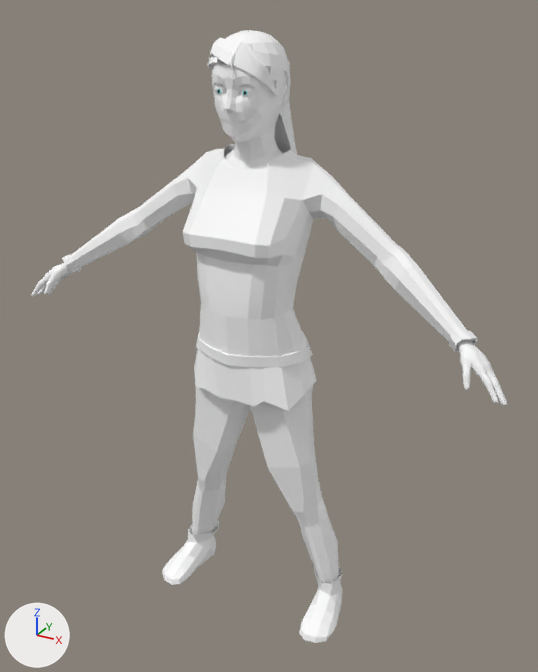
Before and after pictures for a commit that changed the FBX model 3D/PNJ/PNJFEmme.fbx.
Camera for both pictures: a 50 mm camera at (1.077, -1.85, 1.935) aimed at (0.033, 0.047, 0.986). The axes (+X, +Y, +Z) are drawn at lower left. The lights are the same throughout. Where no turn or scale is listed for an object, it has been applied to the vertices.
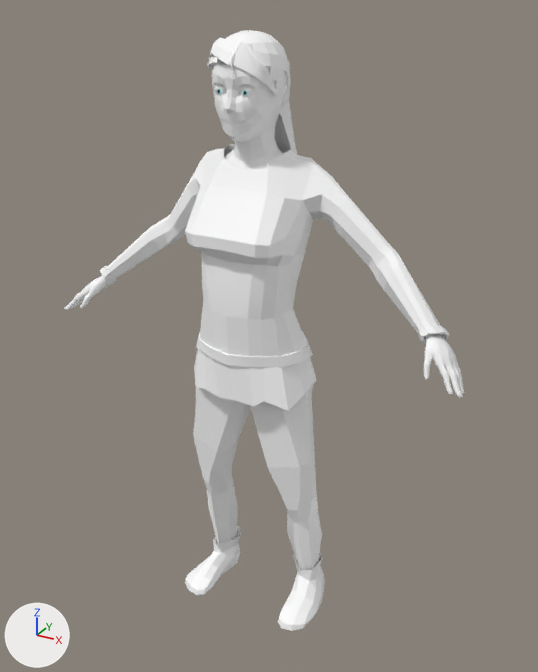
The edits, one by one:
me_mesh is used by ob_polysurface5; location (0.0, 0.002, 0.933).
me_mesh had 6972 vertices, 6962 faces and spanned x -0.81..0.81, y -0.18..0.18, z -0.95..0.95.
me_mesh now has 6972 vertices, 6962 faces and spans x -0.7..0.68, y -0.18..0.18, z -0.95..0.95.
me_mesh part 1: the loose piece of 2297 vertices spanning x 0.64..0.81, y -0.16..-0.04, z 0.09..0.24 is multiplied about its middle by the matrix ((0.945, 0.281, -0.026), (-0.282, 0.943, -0.051), (0.01, 0.056, 0.984)), then moved by (-0.11, 0.07, -0.03).
me_mesh part 2: the loose piece of 71 vertices spanning x 0.2..0.35, y -0.14..0.12, z -0.95..-0.8 is multiplied about its middle by the matrix ((1.007, 0.05, -0.054), (-0.055, 1.004, -0.093), (0.049, 0.096, 1.004)), then moved by (-0.08, 0.0, 0.03).
me_mesh part 3: 2420 of 6972 vertices moved; they spanned x -0.81..-0.04, y -0.16..0.15, z 0.06..0.58 and now span x -0.7..-0.04, y -0.16..0.16, z 0.04..0.58; mean shift (0.1, 0.05, -0.05); largest move (-0.71, -0.12, 0.19) -> (-0.6, -0.06, 0.14).
me_mesh part 4: 155 of 6972 vertices moved; they spanned x -0.35..0.3, y -0.14..0.12, z -0.95..-0.44 and now span x -0.25..0.23, y -0.14..0.12, z -0.95..-0.44; mean shift (0.05, 0.0, 0.0); largest move (-0.32, 0.01, -0.88) -> (-0.2, 0.01, -0.88).
me_mesh part 5: 82 of 6972 vertices moved; they spanned x 0.16..0.7, y -0.1..0.1, z 0.18..0.56 and now span x 0.16..0.6, y -0.02..0.15, z 0.15..0.55; mean shift (-0.06, 0.06, -0.03); largest move (0.66, -0.1, 0.22) -> (0.54, -0.02, 0.18).

Where the change shows, as pixel boxes (x1, y1, x2, y2) in the pictures (538 x 672 px; the box of a moved part takes in the faces that stretch with it):
'polySurface5', reshaped (16% narrower)
    before: (31, 30, 507, 643)
    after: (64, 30, 465, 631)
part 1 of me_mesh, moved or reshaped
    before: (457, 340, 507, 405)
    after: (423, 334, 465, 398)
part 2 of me_mesh, moved or reshaped
    before: (299, 564, 342, 643)
    after: (278, 553, 325, 631)
part 3 of me_mesh, moved or reshaped
    before: (31, 148, 231, 343)
    after: (64, 148, 231, 342)
part 4 of me_mesh, moved or reshaped
    before: (162, 435, 339, 586)
    after: (185, 435, 322, 596)
part 5 of me_mesh, moved or reshaped
    before: (283, 164, 478, 352)
    after: (283, 164, 450, 344)
